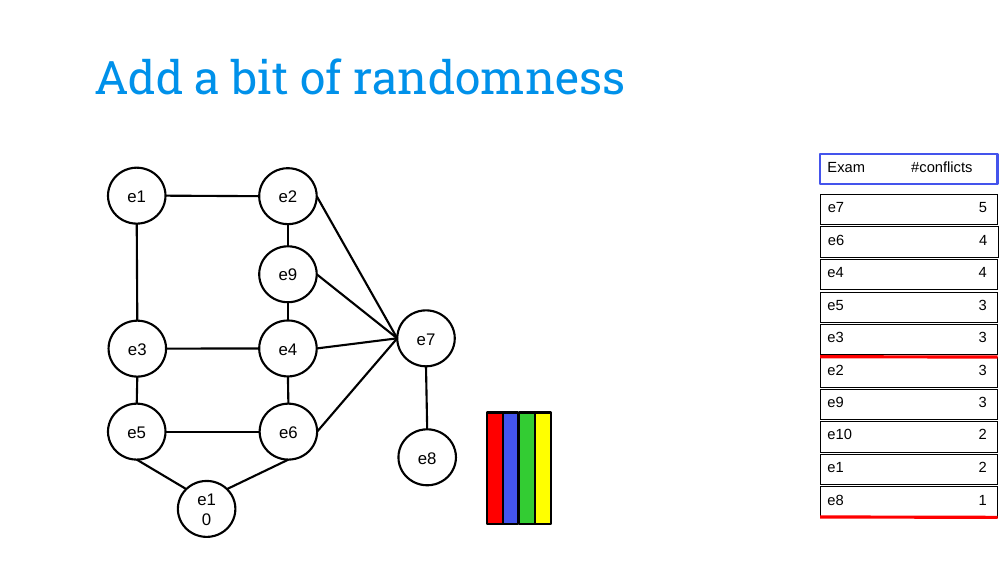
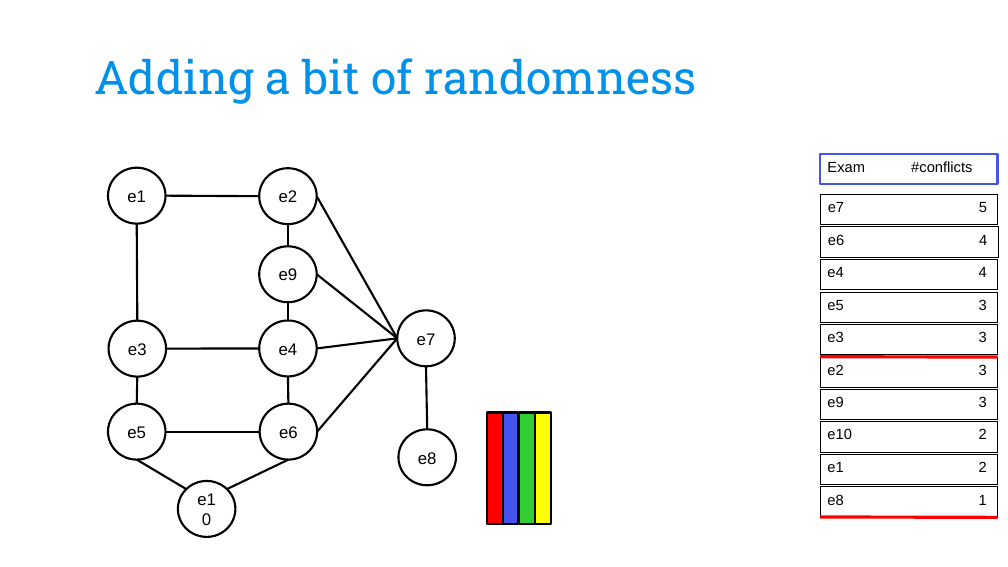
Before and after one commit to CarolinaBianchi/ETPsolver, a slide deck: slide 7 of Optimization/doc/ETPslides_OMAAL_group11.pptx. Drawn at 1008x567 pixels with LibreOffice and Linux fonts; fonts in the diff are those of the drawing; background and template pictures are left out. Boxes give left, top, right and bottom in pixels: in the first picture for what was removed or moved away, otherwise in the second. Text is boxed around its words. In the diff, an @@ line names an element or a change of style, - is before the commit and + after.

```diff
--- a/Optimization/doc/ETPslides_OMAAL_group11.pptx
+++ b/Optimization/doc/ETPslides_OMAAL_group11.pptx
@@ title at [94,58,696,104]: text changed @@
-Add a bit of randomness
+Adding a bit of randomness
```
Also in this commit, not shown: 15 other slides changed, 12 slides added, 4 slides removed.
